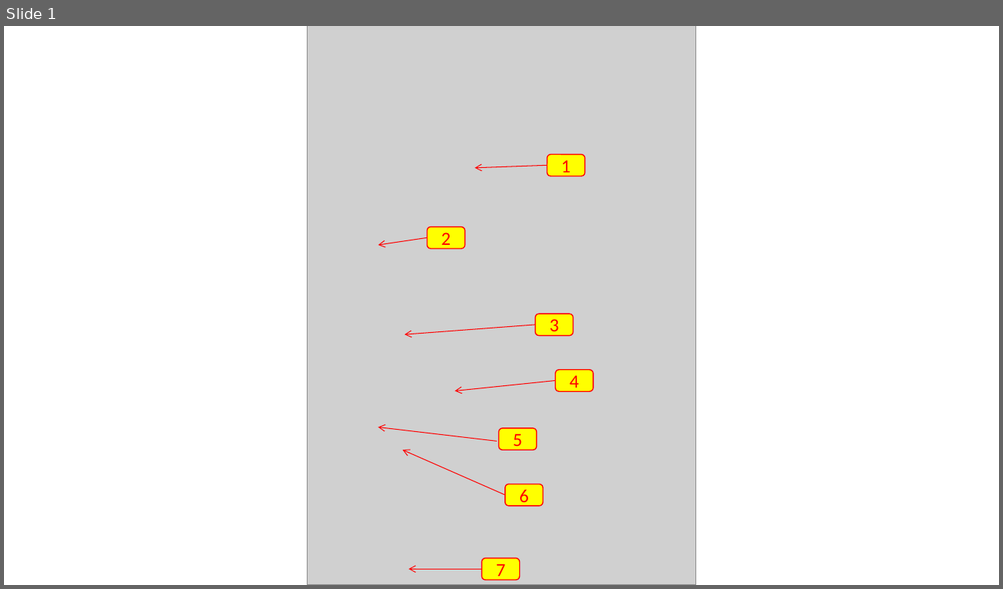
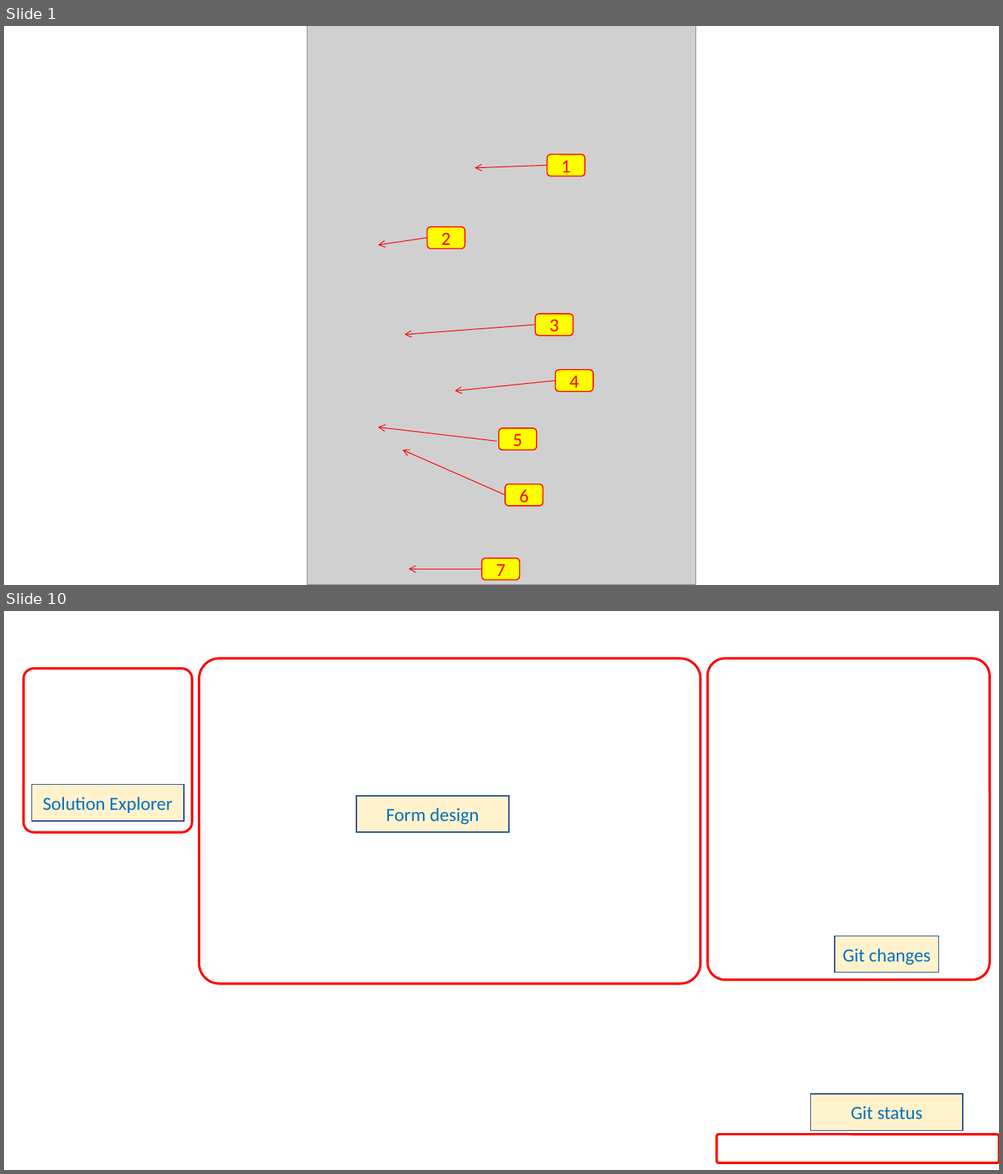
Before and after one commit to COM-LAB-I-2565/COM-LAB-I-LabSheet-5, a slide deck: Pictures/pictures.pptx. Shown one above the other, each under a label of ours: slide 1 before the commit, slides 1 and 10 after it; the slides between them are not shown. The pictures are 1003x589 and 1003x1174 pixels, drawn with LibreOffice and Linux fonts; fonts in the diff are those of the drawing; grey boxes stand for pictures; background and template pictures are left out. Boxes give left, top, right and bottom in pixels: in the first picture for what was removed or moved away, otherwise in the second. Text is boxed around its words. In the diff, an @@ line names an element or a change of style, - is before the commit and + after.

```diff
--- a/Pictures/pictures.pptx
+++ b/Pictures/pictures.pptx
@@ slide 10 added at [4, 611, 999, 1170], background picture (left out) @@
@@ rounded rectangle added at [23, 669, 192, 832], outline #FF0000 2.25 pt @@
@@ rounded rectangle added at [199, 659, 700, 984], outline #FF0000 2.25 pt @@
@@ rounded rectangle added at [708, 659, 990, 980], outline #FF0000 2.25 pt @@
@@ rectangle added at [31, 785, 184, 821], fill #FFF2CC, outline #325491 1 pt, 18 pt, text #0070C0 @@
+Solution Explorer
@@ rectangle added at [356, 796, 509, 832], fill #FFF2CC, outline #325491 1 pt, 18 pt, text #0070C0 @@
+Form design
@@ rectangle added at [834, 937, 939, 973], fill #FFF2CC, outline #325491 1 pt, 18 pt, text #0070C0 @@
+Git changes
@@ rectangle added at [811, 1094, 963, 1131], fill #FFF2CC, outline #325491 1 pt, 18 pt, text #0070C0 @@
+Git status
@@ rounded rectangle added at [717, 1135, 999, 1163], outline #FF0000 2.25 pt @@
```
Also in this commit, not shown: 13 other slides added, 4 slides removed.
